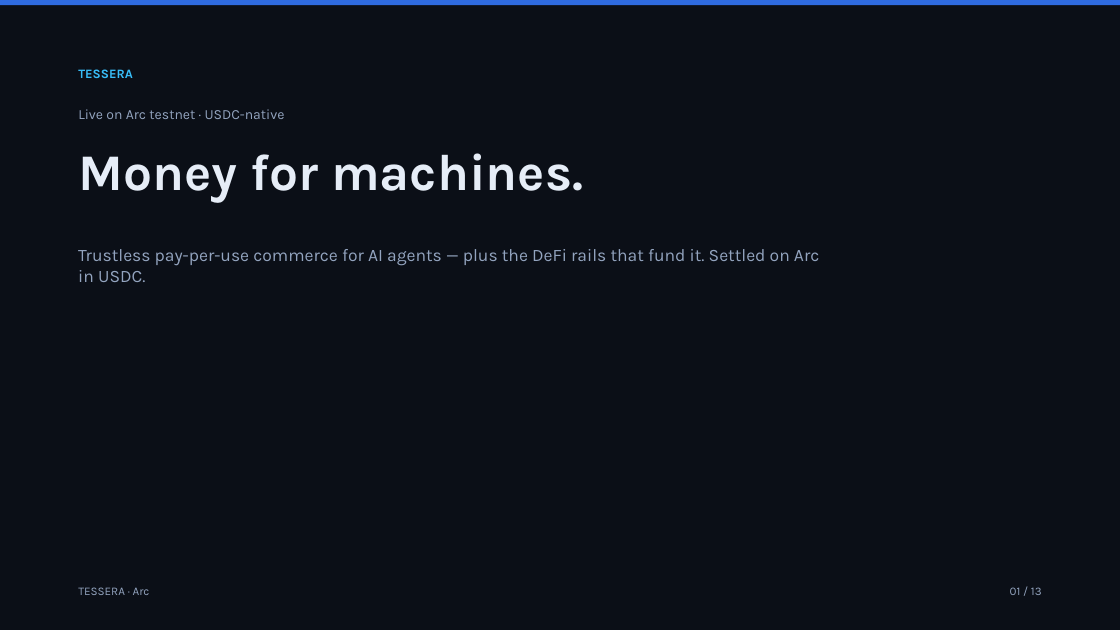
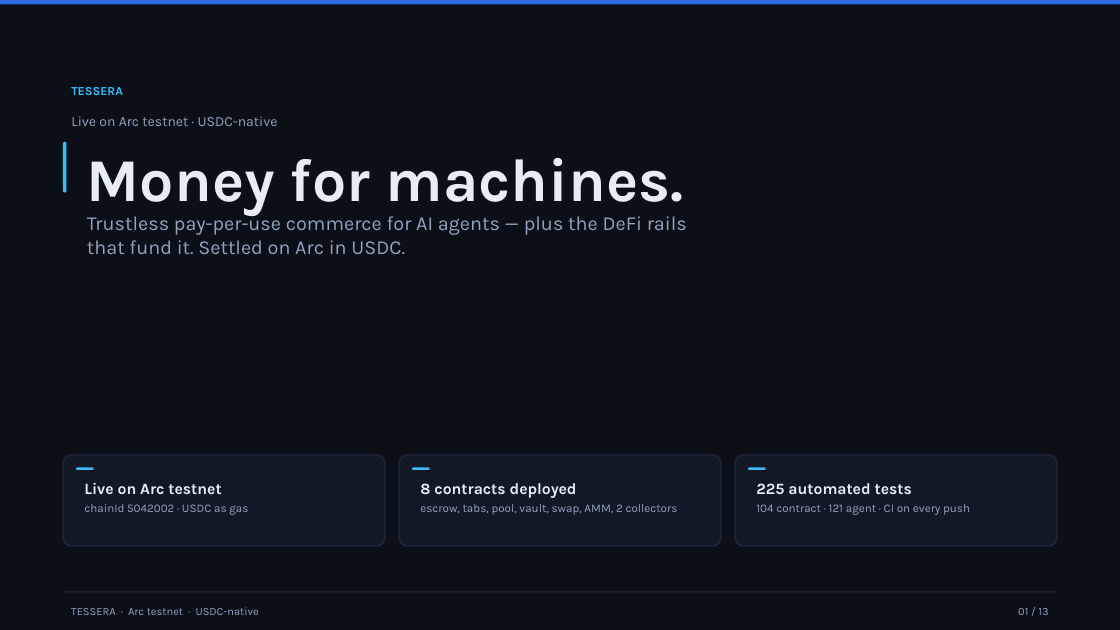
Before and after one commit to rgdtnhat/arc, a slide deck: slide 1 of docs/deck.pptx. Drawn at 1120x630 pixels with LibreOffice and Linux fonts; fonts in the diff are those of the drawing. Boxes give left, top, right and bottom in pixels: in the first picture for what was removed or moved away, otherwise in the second. Text is boxed around its words. In the diff, an @@ line names an element or a change of style, - is before the commit and + after.

```diff
--- a/docs/deck.pptx
+++ b/docs/deck.pptx
@@ text "TESSERA": place and size @@
-text "TESSERA" at <box>78,69,133,78</box>
+text "TESSERA" at <box>71,87,123,95</box>
@@ text "TESSERA" at <box>71,87,123,95</box>: size 11 to 10.5 pt @@
@@ text "Live on Arc testnet · ...": place and size @@
-text "Live on Arc testnet · ..." at <box>78,109,285,119</box>
+text "Live on Arc testnet · ..." at <box>71,116,278,126</box>
@@ rounded rectangle added at <box>63,142,66,192</box>, fill #38BDF8 @@
@@ text "Money for machines.": place and size @@
-text "Money for machines." at <box>78,153,583,202</box>
+text "Money for machines." at <box>87,158,684,216</box>
@@ text "Money for machines." at <box>87,158,684,216</box>: size 44 to 52 pt @@
@@ text "Trustless pay-per-use commerce for AI ...": place and size @@
-text "Trustless pay-per-use commerce for AI ..." at <box>78,249,819,282</box>
+text "Trustless pay-per-use commerce for AI ..." at <box>87,212,687,254</box>
@@ text "Trustless pay-per-use commerce for AI ..." at <box>87,212,687,254</box>: size 15 to 17 pt @@
@@ rounded rectangle added at <box>63,455,385,546</box>, fill #121826, outline #1E2A3F 1 pt @@
@@ rounded rectangle added at <box>76,467,94,470</box>, fill #38BDF8 @@
@@ rounded rectangle added at <box>399,455,721,546</box>, fill #121826, outline #1E2A3F 1 pt @@
@@ rounded rectangle added at <box>413,467,430,470</box>, fill #38BDF8 @@
@@ rounded rectangle added at <box>735,455,1057,546</box>, fill #121826, outline #1E2A3F 1 pt @@
@@ rounded rectangle added at <box>749,467,766,470</box>, fill #38BDF8 @@
@@ text added at <box>84,483,248,515</box>, 10 pt, text #93A4BF @@
+Live on Arc testnet
+chainId 5042002 · USDC as gas
@@ text added at <box>420,483,678,515</box>, 10 pt, text #93A4BF @@
+8 contracts deployed
+escrow, tabs, pool, vault, swap, AMM, 2 collectors
@@ text added at <box>756,483,970,515</box>, 10 pt, text #93A4BF @@
+225 automated tests
+104 contract · 121 agent · CI on every push
@@ rectangle added at <box>63,592,1057,592</box>, fill #1E2A3F @@
@@ text at <box>71,607,259,615</box>: text changed; size 10 to 9.5 pt @@
-TESSERA · Arc
+TESSERA · Arc testnet · USDC-native
@@ text "01 / 13": place and size @@
-text "01 / 13" at <box>1010,587,1042,595</box>
+text "01 / 13" at <box>1018,608,1048,615</box>
@@ text "01 / 13" at <box>1018,608,1048,615</box>: size 10 to 9.5 pt @@
```
Also in this commit, not shown: 12 other slides changed, 2 other files.
